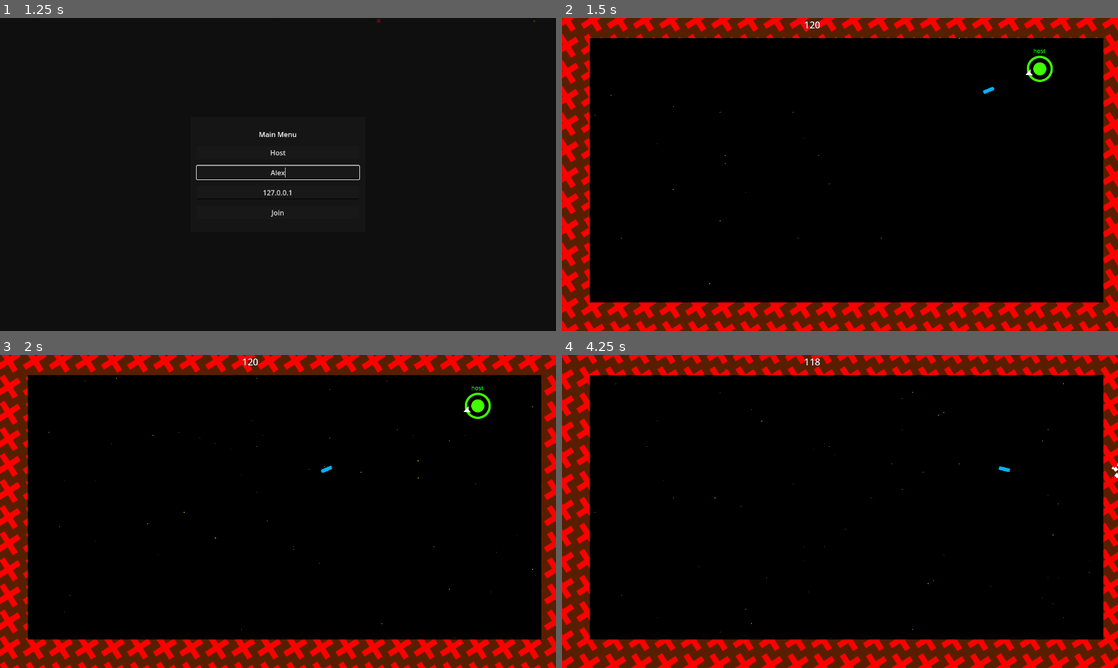
Above: before the commit, frames 1-4 (two rows, left to right).
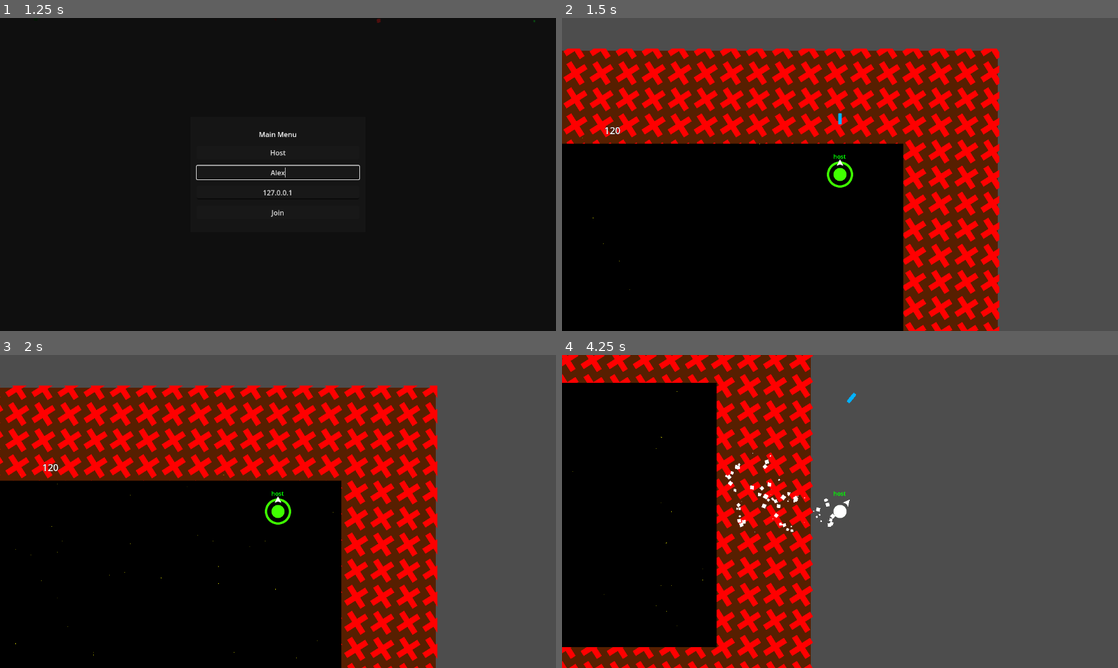
Above: after the commit, the same moments.

Repository: Pkepowicz/Infinite-Onslaught
Game: Godot game, scene res://assets/scenes/world.tscn
Two runs of this game, one before a commit and one after it. Both use one fixed random seed, a clock stepped at 60 frames per second and the inputs below.
Inputs (mouse positions are in pixels of both pictures, inside the frame that each line leads up to):
- Up to frame 1 (1.25 s): click (278, 171) at 0.52 s; type "Alex" at 0.6 s
- Up to frame 2 (1.5 s): click "Host" at 1.25 s
- Up to frame 3 (2 s): no input
- Up to frame 4 (4.25 s): move the mouse to (962, 495) at 2.02 s; hold Right (ui_right) 2.03-2.78 s; click (962, 495) at 2.1 s; move the mouse to (728, 527) at 2.77 s; hold Down (ui_down) 2.78-3.53 s; right-click (728, 527) at 2.85 s; move the mouse to (895, 442) at 3.52 s; hold Right (ui_right) from 3.53 s (still down); click (895, 442) at 3.6 s

Frame 1 is identical in both runs. In frame 2, 70% of the frame differs, in the area x 0-100%, y 0-100%; in frame 3, 70%; in frame 4, 78%.

Commit message:
changed camera

Diff:
--- a/assets/player/Player.gd
+++ b/assets/player/Player.gd
@@ -32,6 +32,8 @@
 	set_physics_process(multiplayer.is_server())
 	$ServerSync.set_multiplayer_authority(1)
 	$HitBox.set_multiplayer_authority(1)
+	if multiplayer.get_unique_id() == str(name).to_int():
+		$Camera2D.make_current()
 
 func update_label():
 	username = get_parent().player_info[str(name).to_int()].username
--- a/assets/player/PlayerInput.gd
+++ b/assets/player/PlayerInput.gd
@@ -3,10 +3,12 @@
 @export var direction : Vector2
 @export var shooting : bool
 @export var mouse_position: Vector2
+var camera : Camera2D
 
 func _ready():
 	# Only process for the local player.
 	set_process(get_parent().name == str(multiplayer.get_unique_id()))
+	camera = $"../Camera2D"
 
 @rpc("call_local", "reliable")
 func shoot():
@@ -15,6 +17,6 @@
 # Called every frame. 'delta' is the elapsed time since the previous frame.
 func _process(delta):
 	direction = Input.get_vector("ui_left", "ui_right", "ui_up", "ui_down")
-	mouse_position = get_viewport().get_mouse_position()
+	mouse_position = camera.get_global_mouse_position()
 	if Input.is_action_just_pressed("Fire"):
 		shoot.rpc()
--- a/assets/player/player.tscn
+++ b/assets/player/player.tscn
@@ -193,6 +193,8 @@
 "": SubResource("AnimationLibrary_4xr0k")
 }
 
+[node name="Camera2D" type="Camera2D" parent="."]
+
 [connection signal="get_knocked_back" from="HitBox" to="." method="_on_hit_box_get_knocked_back"]
 [connection signal="player_death" from="HitBox" to="." method="_on_hit_box_player_death"]
 [connection signal="update_color_signal" from="HitBox" to="." method="_on_hit_box_update_color_signal"]
